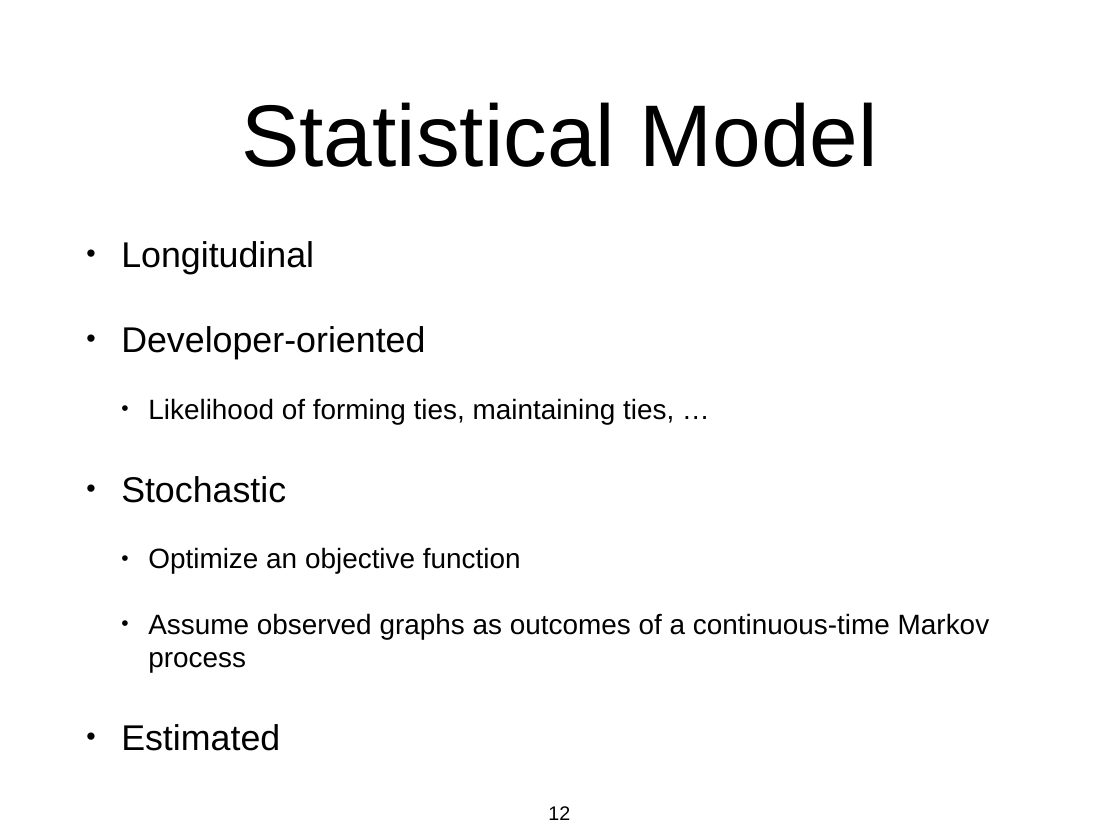
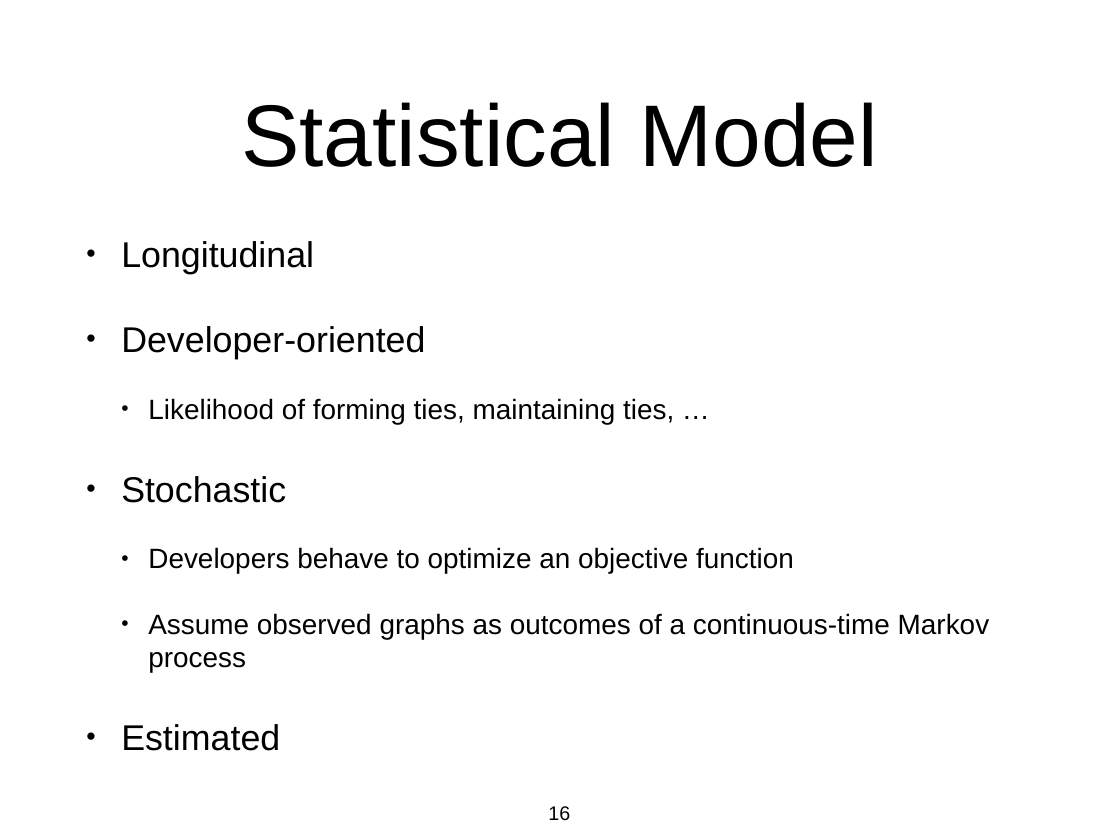
Before and after one commit to azarbakht/prelim, a slide deck: slide 16 of slides/prelim_presentation.pptx (slide 12 before the commit). Drawn at 1120x840 pixels with LibreOffice and Linux fonts; fonts in the diff are those of the drawing. Boxes give left, top, right and bottom in pixels: in the first picture for what was removed or moved away, otherwise in the second. Text is boxed around its words. In the diff, an @@ line names an element or a change of style, - is before the commit and + after.

```diff
--- a/slides/prelim_presentation.pptx
+++ b/slides/prelim_presentation.pptx
@@ text at (148, 547, 794, 574): text changed @@
-  • Optimize an objective function
+  • Developers behave to optimize an objective function
@@ page number at (548, 806, 570, 821): text changed @@
-12
+16
```
Also in this commit, not shown: 15 other slides changed, 5 slides added, 2 slides removed, 2 other files.
